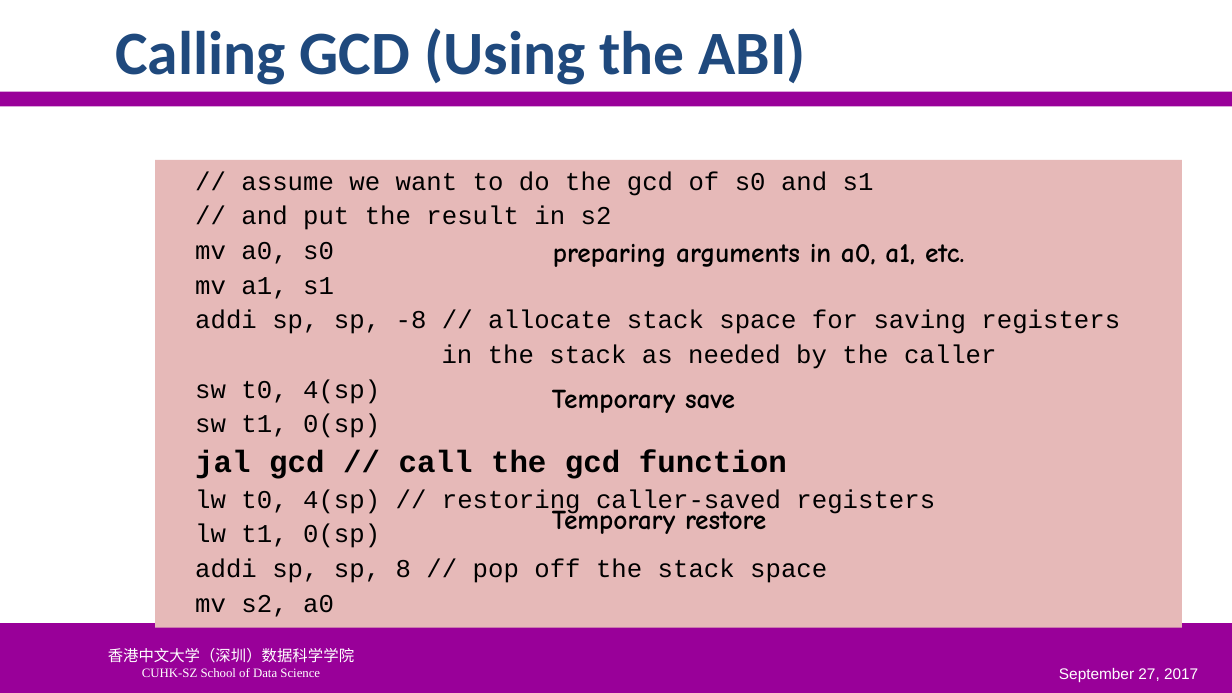
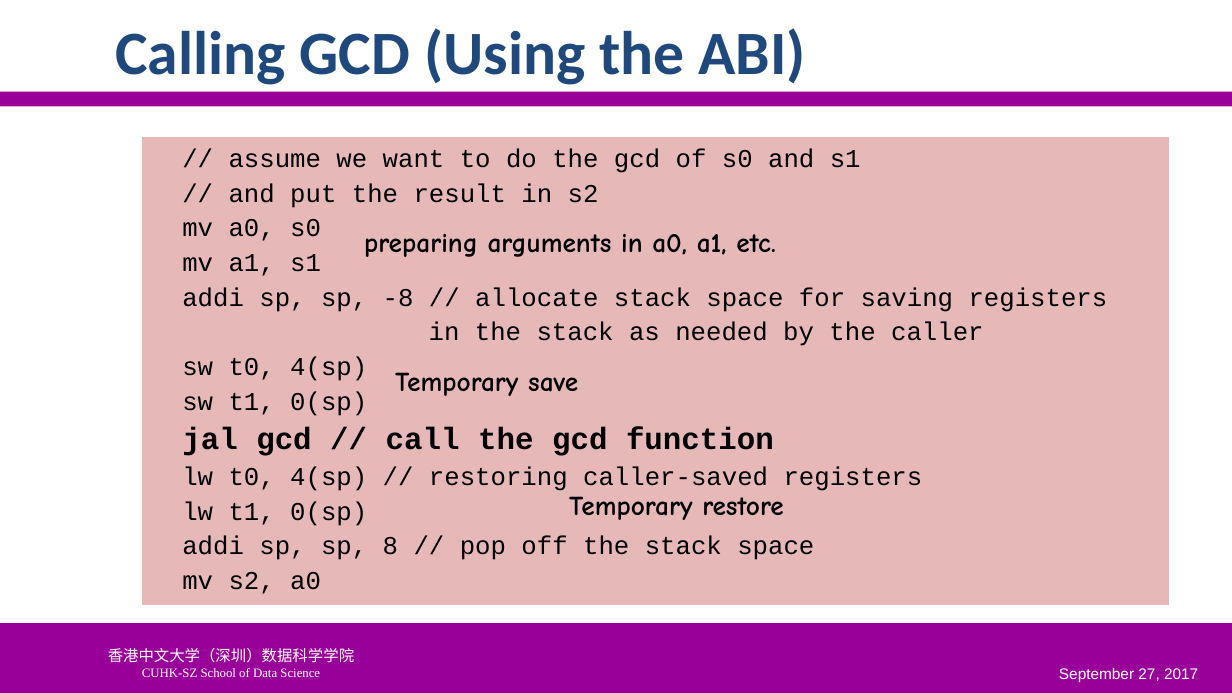
Before and after one commit to SUNCHAOYI923/CMU_CSAPP, a slide deck: slide 73 of slide/CA3060-3-ISA(2).pptx (slide 65 before the commit). Drawn at 1232x693 pixels with LibreOffice and Linux fonts; fonts in the diff are those of the drawing; background and template pictures are left out. Boxes give left, top, right and bottom in pixels: in the first picture for what was removed or moved away, otherwise in the second. Text is boxed around its words. In the diff, an @@ line names an element or a change of style, - is before the commit and + after.

```diff
--- a/slide/CA3060-3-ISA(2).pptx
+++ b/slide/CA3060-3-ISA(2).pptx
@@ text "// assume we want to ...": place and size @@
-text "// assume we want to ..." at (155, 160, 1182, 628)
+text "// assume we want to ..." at (142, 137, 1169, 604)
@@ text "preparing arguments in a0, a1, ...": place and size @@
-text "preparing arguments in a0, a1, ..." at (553, 244, 965, 267)
+text "preparing arguments in a0, a1, ..." at (364, 234, 776, 257)
@@ text "Temporary save": place and size @@
-text "Temporary save" at (552, 389, 735, 413)
+text "Temporary save" at (395, 372, 578, 396)
@@ text "Temporary restore" rewrapped from (552, 505, 766, 534) to (569, 496, 783, 520) @@
```
Also in this commit, not shown: 8 other slides changed, 8 slides added, 3 other files.
